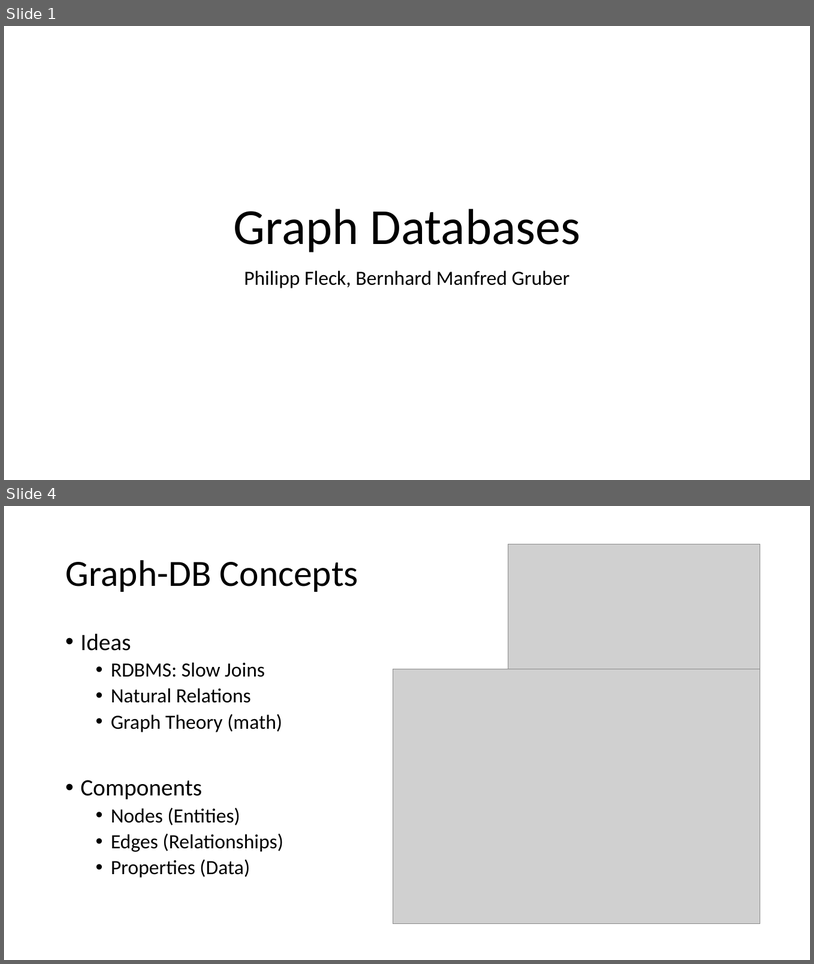
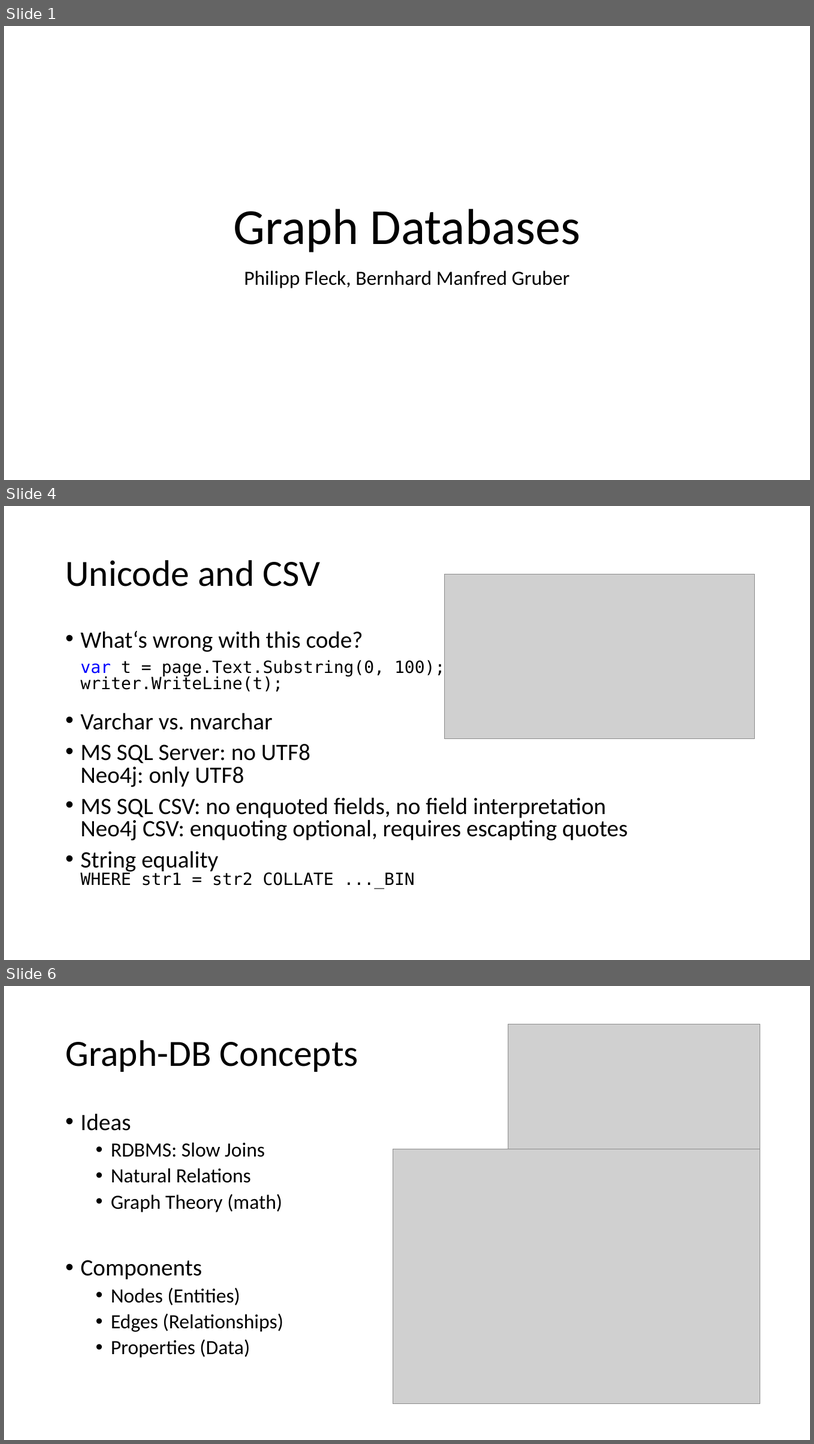
Before and after one commit to bernhardmgruber/philosophywiki, a slide deck: doc/presentation/Presentation.pptx. Shown one above the other, each under a label of ours: slides 1 and 4 before the commit, slides 1, 4 and 6 after it; the slides between them are not shown. The pictures are 814x964 and 814x1444 pixels, drawn with LibreOffice and Linux fonts; fonts in the diff are those of the drawing; grey boxes stand for pictures. Boxes give left, top, right and bottom in pixels: in the first picture for what was removed or moved away, otherwise in the second. Text is boxed around its words. In the diff, an @@ line names an element or a change of style, - is before the commit and + after.

Commit message:
* added two slides for big files, unicode and csv * moved wikipedia example upward and added stats for english wikipedia

```diff
--- a/doc/presentation/Presentation.pptx
+++ b/doc/presentation/Presentation.pptx
@@ slide 4 added at <box>4,506,810,960</box>, background #FFFFFF @@
@@ title added at <box>65,560,320,586</box>, 44 pt, text #000000 @@
+Unicode and CSV
@@ picture added at <box>444,574,755,738</box> @@
@@ text added at <box>81,631,628,889</box>, 28 pt, text #000000 @@
+• What‘s wrong with this code?
+  var t = page.Text.Substring(0, 100);
+  writer.WriteLine(t);
+• Varchar vs. nvarchar
+• MS SQL Server: no UTF8
+  Neo4j: only UTF8
+• MS SQL CSV: no enquoted fields, no field interpretation
+  Neo4j CSV: enquoting optional, requires escapting quotes
+• String equality
+  WHERE str1 = str2 COLLATE ..._BIN
@@ what was slide 4 is now slide 6 @@
```
Also in this commit, not shown: 3 slides changed, 1 other file.
